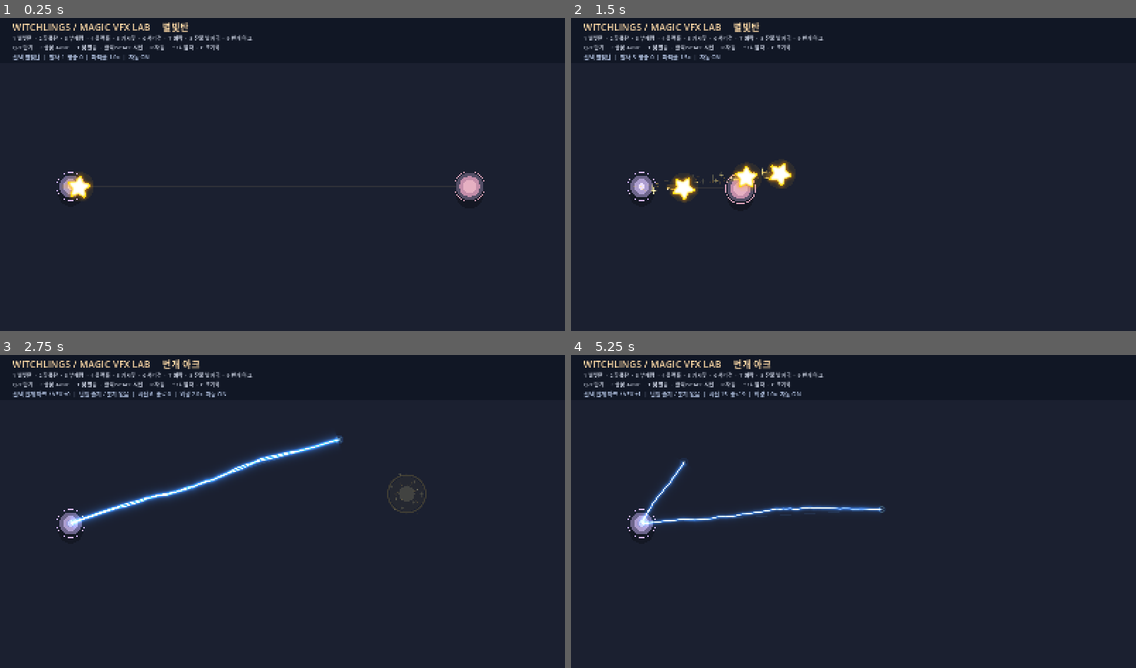
Above: before the commit, frames 1-4 (two rows, left to right).
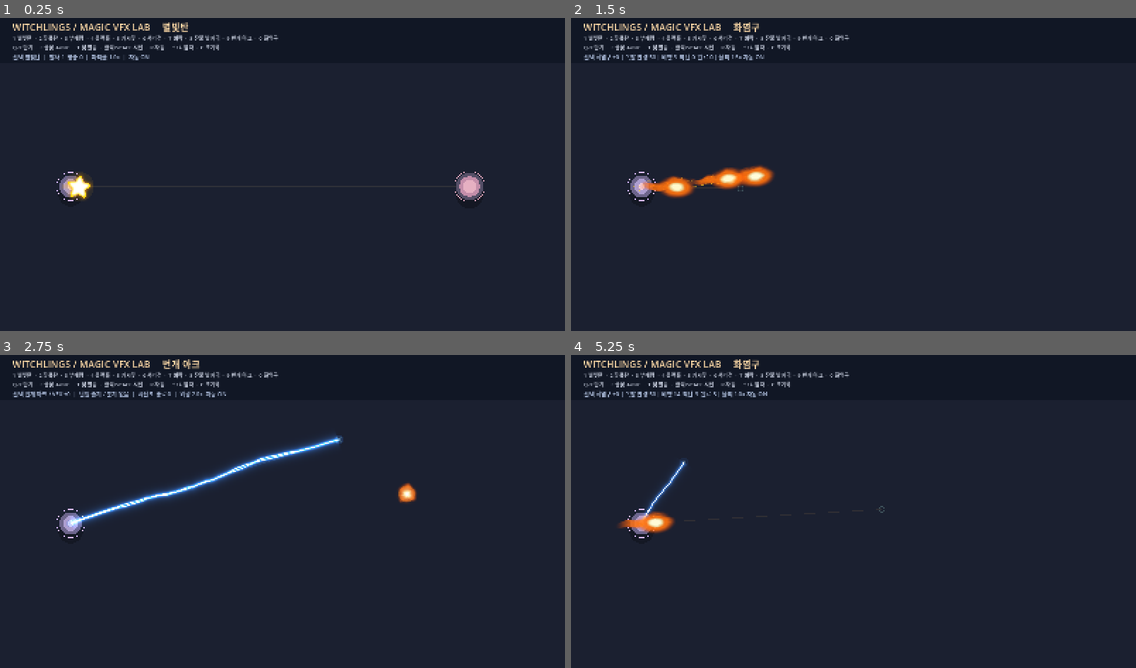
Above: after the commit, the same moments.

Repository: LittleEvasn/Test-Room
Game: Godot game, scene res://scenes/main.tscn
The game is run twice, just before and just after one commit, with the same random seed, the same clock (stepped at 60 frames per second) and the same inputs.
Inputs (mouse positions are in pixels of both pictures, inside the frame that each line leads up to):
- Up to frame 1 (0.25 s): no input
- Up to frame 2 (1.5 s): tap Enter at 0.5 s; move the mouse to (977, 155) at 0.52 s; hold Up 0.53-1.25 s; tap 0 at 0.6 s; click (977, 155) at 0.67 s; tap Space at 0.77, 1.07 s; tap C at 0.8 s; drag from (740, 187) to (825, 237) at 1.27 s
- Up to frame 3 (2.75 s): move the mouse to (339, 439) at 2.02 s; hold Up from 2.03 s (still down); tap 9 at 2.1 s; click (339, 439) at 2.17 s; tap Q at 2.3 s
- Up to frame 4 (5.25 s): release Up at 2.75 s; drag from (825, 574) to (684, 461) at 2.77 s; move the mouse to (1023, 558) at 3.52 s; hold Down 3.53-4.25 s; tap E at 3.6 s; click (1023, 558) at 3.67 s; tap Space at 3.77, 3.8, 4.07 s; drag from (684, 461) to (768, 430) at 4.27 s; move the mouse to (881, 508) at 5.02 s; hold Down from 5.03 s (still down); tap 0 at 5.1 s; click (881, 508) at 5.17 s

The runs differ from the first frame. In frame 1, less than 0.1% of the frame differs, in the area x 45-50%, y 5-8%; in frame 2, 2.1%, in the area x 4-50%, y 1-60%; in frame 3, 0.3%; in frame 4, 1.8%.

Commit message:
Add connected turbulent fireball projectile and impact VFX as Test-Room spell 10

Diff:
--- /dev/null
+++ b/scripts/fireball_impact_vfx.gd
@@ -0,0 +1,67 @@
+extends Node2D
+## A brief fireball impact/explosion visual. Does not deal damage or burn.
+const IMPACT_SHADER = preload("res://shaders/fireball_impact.gdshader")
+const DURATION := 0.69
+
+var size_radius := 50.0
+var density := 1.0
+var age := 0.0
+var material_instance: ShaderMaterial
+var motes: Array[Dictionary] = []
+var rng := RandomNumberGenerator.new()
+
+func configure(radius: float, multiplier: float) -> void:
+    size_radius = clampf(radius, 18.0, 160.0)
+    density = clampf(multiplier, 0.0, 3.0)
+
+func _ready() -> void:
+    rng.randomize()
+    material_instance = ShaderMaterial.new()
+    material_instance.shader = IMPACT_SHADER
+    material_instance.set_shader_parameter("seed", rng.randf_range(0.0, 100.0))
+    material_instance.set_shader_parameter("progress", 0.0)
+    var surface := ColorRect.new()
+    surface.color = Color.WHITE
+    surface.position = Vector2.ONE * (-size_radius * 1.15)
+    surface.size = Vector2.ONE * (size_radius * 2.30)
+    surface.mouse_filter = Control.MOUSE_FILTER_IGNORE
+    surface.material = material_instance
+    add_child(surface)
+    var count := clampi(roundi(9.0 * density), 0, 27)
+    for index in range(count):
+        var angle := TAU * (float(index) + rng.randf_range(-0.22, 0.22)) / float(maxi(count, 1))
+        var speed := size_radius * rng.randf_range(0.96, 1.90)
+        motes.append({
+            "angle": angle,
+            "speed": speed,
+            "size": rng.randf_range(1.2, 3.8),
+            "delay": rng.randf_range(0.01, 0.09)
+        })
+
+func _process(delta: float) -> void:
+    age += delta
+    material_instance.set_shader_parameter("progress", minf(age / DURATION, 1.0))
+    queue_redraw()
+    if age >= DURATION:
+        queue_free()
+
+func _draw() -> void:
+    var progress := clampf(age / DURATION, 0.0, 1.0)
+    var ring_radius := size_radius * pow(progress, 0.62)
+    var fade := 1.0 - smoothstep(0.17, 0.92, progress)
+    draw_arc(Vector2.ZERO, ring_radius, 0.0, TAU, 56,
+        Color(1.0, 0.67, 0.14, fade * 0.38), 2.0 + fade * 2.0, true)
+    for mote in motes:
+        var active_age := age - float(mote["delay"])
+        if active_age <= 0.0:
+            continue
+        var duration := 0.45
+        var fraction := clampf(active_age / duration, 0.0, 1.0)
+        if fraction >= 1.0:
+            continue
+        var dir := Vector2.RIGHT.rotated(float(mote["angle"]))
+        var position_now := dir * float(mote["speed"]) * active_age
+        var alpha := (1.0 - fraction) * 0.86
+        draw_line(position_now, position_now - dir * (5.0 + 5.0 * fraction),
+            Color(1.0, 0.58 + 0.28 * fraction, 0.09, alpha),
+            float(mote["size"]) * (1.0 - fraction * 0.50), true)
--- /dev/null
+++ b/scripts/fireball_vfx.gd
@@ -0,0 +1,122 @@
+extends Node2D
+## Fireball projectile VFX only. A connected turbulent shader, no PNGs.
+## Base game has 270px/s; the Lab uses speeded-up travel to reach its
+## deliberately distant test reticle before the projectile expires.
+signal impacted(at: Vector2)
+signal finished()
+
+const BODY_SHADER = preload("res://shaders/fireball_body.gdshader")
+const RADII := [50.0, 65.0, 80.0, 100.0]
+const PREVIEW_SPEED := 590.0
+const MAX_PREVIEW_LIFE := 2.45
+
+var from_point := Vector2.ZERO
+var to_point := Vector2.ZERO
+var stage := 0
+var density := 1.0
+var velocity := Vector2.RIGHT
+var distance := 1.0
+var traveled := 0.0
+var elapsed := 0.0
+var shader_material: ShaderMaterial
+var sparks: Array[Dictionary] = []
+var streaks: Array[Dictionary] = []
+var spawn_clock := 0.0
+var rng := RandomNumberGenerator.new()
+var done := false
+
+func configure(origin: Vector2, target: Vector2, multiplier: float, rank: int) -> void:
+    from_point = origin
+    to_point = target
+    density = clampf(multiplier, 0.0, 3.0)
+    stage = clampi(rank, 0, 3)
+
+func _ready() -> void:
+    rng.randomize()
+    position = from_point
+    velocity = (to_point - from_point).normalized()
+    if velocity.length_squared() < 0.01:
+        velocity = Vector2.RIGHT
+    distance = from_point.distance_to(to_point)
+    rotation = velocity.angle()
+    scale = Vector2.ONE * (0.78 + float(stage) * 0.09)
+    shader_material = ShaderMaterial.new()
+    shader_material.shader = BODY_SHADER
+    shader_material.set_shader_parameter("seed", rng.randf_range(0.0, 100.0))
+    shader_material.set_shader_parameter("vigor", rng.randf_range(0.9, 1.15))
+    shader_material.set_shader_parameter("appear", 0.0)
+    var face := ColorRect.new()
+    face.color = Color.WHITE
+    face.position = Vector2(-149.0, -62.0)
+    face.size = Vector2(224.0, 124.0)
+    face.mouse_filter = Control.MOUSE_FILTER_IGNORE
+    face.material = shader_material
+    add_child(face)
+
+func _process(delta: float) -> void:
+    if done:
+        return
+    elapsed += delta
+    var step := minf(PREVIEW_SPEED * delta, maxf(0.0, distance - traveled))
+    traveled += step
+    position = from_point + velocity * traveled
+    shader_material.set_shader_parameter("appear", minf(elapsed / 0.12, 1.0))
+    spawn_clock += delta * (30.0 + density * 23.0)
+    while spawn_clock >= 1.0:
+        spawn_clock -= 1.0
+        _add_spark()
+    for index in range(sparks.size() - 1, -1, -1):
+        var spark: Dictionary = sparks[index]
+        spark["life"] = float(spark["life"]) - delta
+        spark["pos"] = Vector2(spark["pos"]) + Vector2(spark["vel"]) * delta
+        spark["vel"] = Vector2(spark["vel"]) * (1.0 - minf(delta * 1.7, 0.5))
+        if float(spark["life"]) <= 0.0:
+            sparks.remove_at(index)
+        else:
+            sparks[index] = spark
+    # Short fiery wake made from continuous streaks, not separate round blobs.
+    streaks.push_front({"pos": position, "age": 0.0})
+    if streaks.size() > 14:
+        streaks.pop_back()
+    for index in range(streaks.size()):
+        var s: Dictionary = streaks[index]
+        s["age"] = float(s["age"]) + delta
+        streaks[index] = s
+    queue_redraw()
+    if traveled >= distance - 0.1 or elapsed >= MAX_PREVIEW_LIFE:
+        _finish()
+
+func _add_spark() -> void:
+    if density <= 0.0 or sparks.size() >= 42:
+        return
+    var side := velocity.orthogonal()
+    var point := position - velocity * rng.randf_range(13.0, 34.0) + side * rng.randf_range(-14.0, 14.0)
+    var life := rng.randf_range(0.22, 0.58)
+    sparks.append({
+        "pos": point,
+        "vel": -velocity * rng.randf_range(45.0, 155.0) + side * rng.randf_range(-45.0, 45.0),
+        "life": life, "max": life, "size": rng.randf_range(1.2, 3.0)
+    })
+
+func _draw() -> void:
+    for index in range(streaks.size() - 1):
+        var a: Vector2 = to_local(Vector2(streaks[index]["pos"]))
+        var b: Vector2 = to_local(Vector2(streaks[index + 1]["pos"]))
+        var fade := 1.0 - float(index) / float(maxi(streaks.size(), 1))
+        draw_line(a, b, Color(1.0, 0.29 + 0.4 * fade, 0.035, fade * 0.25), 15.0 * fade, true)
+        draw_line(a, b, Color(1.0, 0.80, 0.19, fade * 0.24), 4.0 * fade, true)
+    for spark in sparks:
+        var point: Vector2 = to_local(Vector2(spark["pos"]))
+        var dir: Vector2 = Vector2(spark["vel"]).normalized()
+        var alpha: float = float(spark["life"]) / float(spark["max"])
+        draw_line(point, point - dir * (4.0 + float(spark["size"]) * 1.4),
+            Color(1.0, 0.64 + 0.27 * alpha, 0.16, alpha * 0.85),
+            maxf(float(spark["size"]) * 0.65, 0.7), true)
+
+func _finish() -> void:
+    if done:
+        return
+    done = true
+    impacted.emit(global_position)
+    finished.emit()
+    queue_free()
--- a/scripts/main.gd
+++ b/scripts/main.gd
@@ -13,6 +13,8 @@
 const THUNDER_SCRIPT = preload("res://scripts/thunder_vfx.gd")
 const LIGHTNING_ARC_SCRIPT = preload("res://scripts/lightning_arc_vfx.gd")
 const EMBER_TRAIL_SCRIPT = preload("res://scripts/ember_footprint_trail.gd")
+const FIREBALL_SCRIPT = preload("res://scripts/fireball_vfx.gd")
+const FIREBALL_IMPACT_SCRIPT = preload("res://scripts/fireball_impact_vfx.gd")
 
 const SCREEN_SIZE := Vector2(1600.0, 900.0)
 const START_POINT := Vector2(200.0, 490.0)
@@ -26,7 +28,7 @@
 var particle_multiplier := 1.0
 var fired_count := 0
 var impact_count := 0
-var selected_spell := 0 # 0..8 = 별빛탄/꽃폭탄/부메랑/블랙홀/가시꽃/서리검/벼락/잔불 발자국/번개 아크
+var selected_spell := 0 # 0..9; 9 is 화염구 (keyboard 0)
 var bloom_rank := 0
 var black_hole_rank := 0
 var black_hole_ticks := 0
@@ -47,6 +49,9 @@
 var ember_style := 2 # 0=A flow mask / 1=B generated flipbook / 2=C hybrid
 var ember_steps := 0
 var ember_finished := 0
+var fireball_rank := 0
+var fireball_impacts := 0
+var fireball_finished := 0
 
 var title_label: Label
 var info_label: Label
@@ -101,6 +106,11 @@
 			fired_count, ember_steps, get_tree().get_nodes_in_group("vfx_ember_patch").size(), ember_finished,
 			particle_multiplier, "ON" if autofire else "OFF"
 		]
+	elif selected_spell == 9:
+		status_label.text = "선택 %s +%d | 폭발 반경 %.0f | 비행 %d  착탄 %d  완료 %d | 불티 %.1fx 자동 %s" % [
+			spell_name, fireball_rank, float(FIREBALL_SCRIPT.RADII[fireball_rank]), fired_count,
+			fireball_impacts, fireball_finished, particle_multiplier, "ON" if autofire else "OFF"
+		]
 	elif selected_spell == 8:
 		status_label.text = "선택 %s / VFX +%d  |  단일 줄기 / 분기 없음  |  시전 %d  종료 %d  |  외광 %.1fx  자동 %s" % [
 			spell_name, lightning_arc_rank, fired_count, lightning_arc_finished, particle_multiplier, "ON" if autofire else "OFF"
@@ -122,10 +132,11 @@
 			return 1.55 if thunder_rank <= 1 else (2.20 if thunder_rank == 2 else 2.85)
 		7: return 4.4
 		8: return 1.15
+		9: return 1.35
 	return fire_interval
 
 func shoot(replace_hole: bool = false) -> void:
-	var active_count := get_tree().get_nodes_in_group("vfx_bolt …(403 unchanged characters)… des_in_group("vfx_lightning_arc").size()
+	var active_count := get_tree().get_nodes_in_group("vfx_bolt …(403 unchanged characters)… des_in_group("vfx_lightning_arc").size() + get_tree().get_nodes_in_group("vfx_fireball").size()
 	if active_count >= 50:
 		return
 	if selected_spell == 0:
@@ -196,6 +207,15 @@
 		add_child(arc)
 		arc.add_to_group("vfx_lightning_arc")
 		arc.finished.connect(_on_lightning_arc_finished)
+	elif selected_spell == 9:
+		if get_tree().get_nodes_in_group("vfx_fireball").size() >= 6:
+			return
+		var fireball = FIREBALL_SCRIPT.new()
+		fireball.configure(START_POINT, target_point, particle_multiplier, fireball_rank)
+		add_child(fireball)
+		fireball.add_to_group("vfx_fireball")
+		fireball.impacted.connect(_on_fireball_impact.bind(fireball_rank))
+		fireball.finished.connect(_on_fireball_finished)
 	else:
 		# Unlike the black-hole preview, multiple deployed thorn traps are allowed.
 		if get_tree().get_nodes_in_group("vfx_thorn").size() >= 12:
@@ -208,6 +228,16 @@
 		trap.triggered.connect(_on_thorn_triggered)
 		trap.vanished.connect(_on_thorn_vanished)
 	fired_count += 1
+
+func _on_fireball_impact(point: Vector2, cast_rank: int) -> void:
+	fireball_impacts += 1
+	var burst = FIREBALL_IMPACT_SCRIPT.new()
+	burst.global_position = point
+	burst.configure(float(FIREBALL_SCRIPT.RADII[cast_rank]), particle_multiplier)
+	add_child(burst)
+
+func _on_fireball_finished() -> void:
+	fireball_finished += 1
 
 func _on_bolt_impact(point: Vector2) -> void:
 	impact_count += 1
@@ -298,6 +328,7 @@
 		6: return "벼락"
 		7: return "잔불 발자국"
 		8: return "번개 아크"
+		9: return "화염구"
 	return "미지의 마법"
 
 func _unhandled_input(event: InputEvent) -> void:
@@ -336,6 +367,9 @@
 				_update_title()
 			KEY_9, KEY_KP_9:
 				selected_spell = 8
+				_update_title()
+			KEY_0, KEY_KP_0:
+				selected_spell = 9
 				_update_title()
 			KEY_Q:
 				if selected_spell == 3:
@@ -352,6 +386,8 @@
 					ember_rank = maxi(0, ember_rank - 1)
 				elif selected_spell == 8:
 					lightning_arc_rank = maxi(0, lightning_arc_rank - 1)
+				elif selected_spell == 9:
+					fireball_rank = maxi(0, fireball_rank - 1)
 			KEY_E:
 				if selected_spell == 3:
 					black_hole_rank = mini(3, black_hole_rank + 1)
@@ -367,6 +403,8 @@
 					ember_rank = mini(3, ember_rank + 1)
 				elif selected_spell == 8:
 					lightning_arc_rank = mini(3, lightning_arc_rank + 1)
+				elif selected_spell == 9:
+					fireball_rank = mini(3, fireball_rank + 1)
 			KEY_F:
 				if selected_spell == 7:
 					ember_style = (ember_style + 1) % 3
@@ -381,7 +419,7 @@
 			KEY_DOWN, KEY_MINUS, KEY_KP_SUBTRACT:
 				particle_multiplier = maxf(0.0, particle_multiplier - 0.5)
 			KEY_C:
-				for group_name in ["vfx_bolt", "vfx_bloom", "vfx_moon", "vfx_hole", "vfx_thorn", "vfx_ice_sword", "vfx_thunder", "vfx_ember_trail", "vfx_lightning_arc"]:
+				for group_name in ["vfx_bolt", "vfx_bloom", "vfx_moon", "vfx_hole", "vfx_thorn", "vfx_ice_sword", "vfx_thunder", "vfx_ember_trail", "vfx_lightning_arc", "vfx_fireball"]:
 					for projectile in get_tree().get_nodes_in_group(group_name):
 						projectile.queue_free()
 				# 이미 생성된 폭발은 자연스럽게 사라진다.
@@ -397,6 +435,8 @@
 				thunder_strikes = 0
 				thunder_finished = 0
 				lightning_arc_finished = 0
+				fireball_impacts = 0
+				fireball_finished = 0
 				ember_steps = 0
 				ember_finished = 0
 
@@ -417,6 +457,7 @@
 		6: aiming_color = Color("76baff")
 		7: aiming_color = Color("ff9c4e")
 		8: aiming_color = Color("64aeff")
+		9: aiming_color = Color("ffbf62")
 	draw_line(START_POINT, target_point, Color(aiming_color, 0.09), 2.0)
 	draw_circle(START_POINT + Vector2(0, 22), 35.0, Color(0, 0, 0, 0.24))
 	draw_circle(START_POINT, 32.0, Color("6d658b"))
@@ -453,7 +494,7 @@
 	_update_title()
 
 	info_label = Label.new()
-	info_label.text = "1 별빛탄  ·  2 꽃폭탄  ·  3 부메랑  ·  4 블랙홀  ·  5 가시꽃  ·  6 서리검  ·  7 벼락  ·  8 잔불 발자국  ·  9 번개 아크\nQ/E 단계  ·  F 불꽃 A/B/C  ·  T 덫 발동  ·  클릭/SPACE 시전  ·  R 자동  ·  ↑/↓ 입자  ·  C 초기화"
+	info_label.text = "1 별빛탄  ·  2 꽃폭탄  ·  3 부메랑  ·  4 블랙홀  ·  5 가시꽃  ·  6 서리검  ·  7 벼락  ·  8 잔불 발자국  ·  9 번개 아크  ·  0 화염구\nQ/E 단계  ·  F 불꽃 A/B/C  ·  T 덫 발동  ·  클릭/SPACE 시전  ·  R 자동  ·  ↑/↓ 입자  ·  C 초기화"
 	info_label.position = Vector2(36, 57)
 	info_label.add_theme_font_size_override("font_size", 15)
 	info_label.add_theme_color_override("font_color", Color("c9d0e0"))
--- /dev/null
+++ b/shaders/fireball_body.gdshader
@@ -0,0 +1,69 @@
+shader_type canvas_item;
+render_mode blend_mix, unshaded;
+
+// Fireball VFX: cohesive incandescent core + advected turbulent outer fire.
+// Local +X is forward. No moving circle sprites or static triangular tongues.
+uniform float seed = 0.0;
+uniform float vigor : hint_range(0.4, 2.0) = 1.0;
+uniform float appear : hint_range(0.0, 1.0) = 0.0;
+
+float h21(vec2 p) {
+    return fract(sin(dot(p, vec2(127.1, 311.7))) * 43758.5453);
+}
+float n21(vec2 p) {
+    vec2 i = floor(p);
+    vec2 f = fract(p);
+    f = f * f * (3.0 - 2.0 * f);
+    return mix(mix(h21(i), h21(i + vec2(1.0, 0.0)), f.x),
+        mix(h21(i + vec2(0.0, 1.0)), h21(i + vec2(1.0, 1.0)), f.x), f.y);
+}
+float fbm(vec2 p) {
+    float v = 0.0;
+    float a = 0.56;
+    for (int k = 0; k < 3; k++) {
+        v += a * n21(p);
+        p = mat2(vec2(1.7, 1.1), vec2(-1.1, 1.7)) * p + vec2(5.2, 8.3);
+        a *= 0.5;
+    }
+    return v;
+}
+void fragment() {
+    // The hot core is around UV (0.67,0.5); the flame wake stretches LEFT.
+    vec2 p = vec2((UV.x - 0.67) * 2.48, (UV.y - 0.50) * 2.28);
+    float t = TIME * vigor + seed;
+    float advect = fbm(vec2(p.x * 2.5 + t * 1.7, p.y * 3.8 - t * 0.7));
+    float curl = fbm(vec2(p.x * 4.5 - t * 0.8, p.y * 4.9 + t * 1.15));
+    float flicker = (advect - 0.45) * 0.27 + (curl - 0.45) * 0.10;
+    vec2 bent = p + vec2(flicker * 0.20, flicker * 0.39);
+    float radial = length(vec2(bent.x * 1.06, bent.y * 1.10));
+
+    // Irregular but CONNECTED envelope around a recognisable hot projectile.
+    float corona = 1.0 - smoothstep(0.45, 0.88, radial - flicker * 0.62);
+    float ignition = 1.0 - smoothstep(0.17, 0.43, radial + (curl - 0.5) * 0.075);
+
+    // Continuous wake convected back from the projectile; no separate blobs.
+    float back = max(-p.x - 0.13, 0.0);
+    float wake_width = max(0.10, 0.42 - back * 0.18);
+    float wake_y = p.y + 0.072 * back * sin(back * 6.8 - t * 5.2 + seed);
+    float ribbon = 1.0 - smoothstep(0.50, 1.12,
+        abs(wake_y + (advect - 0.45) * back * 0.23) / wake_width);
+    float wake_cut = (1.0 - smoothstep(0.80, 1.55, back))
+        * smoothstep(0.02, 0.35, back);
+    float wake = ribbon * wake_cut * (0.68 + 0.32 * curl);
+    float flame = max(corona * 0.92, wake);
+    float alpha = clamp(max(flame, ignition), 0.0, 1.0);
+    // Faint warm corona, but not a blurry orange ball.
+    float aura = exp(-radial * radial * 4.4) * 0.16;
+    alpha = max(alpha, aura);
+
+    // Bright cream-white nucleus; orange appears only on the outer envelope.
+    float yellow = clamp(max(ignition * 0.95, flame * 0.38), 0.0, 1.0);
+    float white = pow(max(ignition, 0.0), 1.45)
+        * (0.91 + 0.09 * sin(t * 12.0 + seed));
+    vec3 rgb = vec3(1.0, 0.29, 0.025);
+    rgb = mix(rgb, vec3(1.0, 0.75, 0.11), yellow);
+    rgb = mix(rgb, vec3(1.0, 0.955, 0.61), ignition * 0.83);
+    rgb = mix(rgb, vec3(1.0, 0.995, 0.89), white * 0.90);
+    float on = smoothstep(0.0, 0.12, appear);
+    COLOR = vec4(rgb, alpha * on);
+}
--- /dev/null
+++ b/shaders/fireball_impact.gdshader
@@ -0,0 +1,37 @@
+shader_type canvas_item;
+render_mode blend_mix, unshaded;
+
+// A short expanding FIRE burst, not a permanent fire puddle.
+uniform float progress : hint_range(0.0, 1.0) = 0.0;
+uniform float seed = 0.0;
+
+float hash21(vec2 p) {
+    return fract(sin(dot(p, vec2(128.7, 311.7))) * 43758.5453);
+}
+float noise21(vec2 p) {
+    vec2 i = floor(p), f = fract(p);
+    f = f * f * (3.0 - 2.0 * f);
+    return mix(mix(hash21(i), hash21(i + vec2(1.0, 0.0)), f.x),
+        mix(hash21(i + vec2(0.0, 1.0)), hash21(i + vec2(1.0, 1.0)), f.x), f.y);
+}
+void fragment() {
+    vec2 p = (UV - 0.5) * 2.0;
+    float r = length(p);
+    float theta = atan(p.y, p.x);
+    float t = progress;
+    float rough = noise21(vec2(theta * 1.9 + seed, t * 3.0))
+        + 0.34 * noise21(p * 7.0 - vec2(t * 2.6, t * 2.1));
+    float shock_radius = mix(0.15, 0.87, pow(t, 0.65));
+    float edge = shock_radius + (rough - 0.60) * 0.18;
+    float body = 1.0 - smoothstep(edge - 0.17, edge + 0.09, r);
+    float hollow = smoothstep(0.02, shock_radius * 0.62, r);
+    float ring = body * mix(1.0, hollow, smoothstep(0.13, 0.57, t));
+    float flash = exp(-r * r * 15.0) * (1.0 - smoothstep(0.03, 0.30, t));
+    float fade = 1.0 - smoothstep(0.42, 0.98, t);
+    float yellow = clamp(1.0 - r / max(edge, 0.04), 0.0, 1.0);
+    vec3 rgb = mix(vec3(1.0, 0.33, 0.026),
+        vec3(1.0, 0.82, 0.18), yellow * 0.72);
+    rgb = mix(rgb, vec3(1.0, 0.99, 0.82), flash + yellow * (1.0 - t) * 0.48);
+    float alpha = max(ring * fade * 0.87, flash) * smoothstep(0.0, 0.045, t);
+    COLOR = vec4(rgb, clamp(alpha, 0.0, 1.0));
+}
Not shown, changed: README.md
